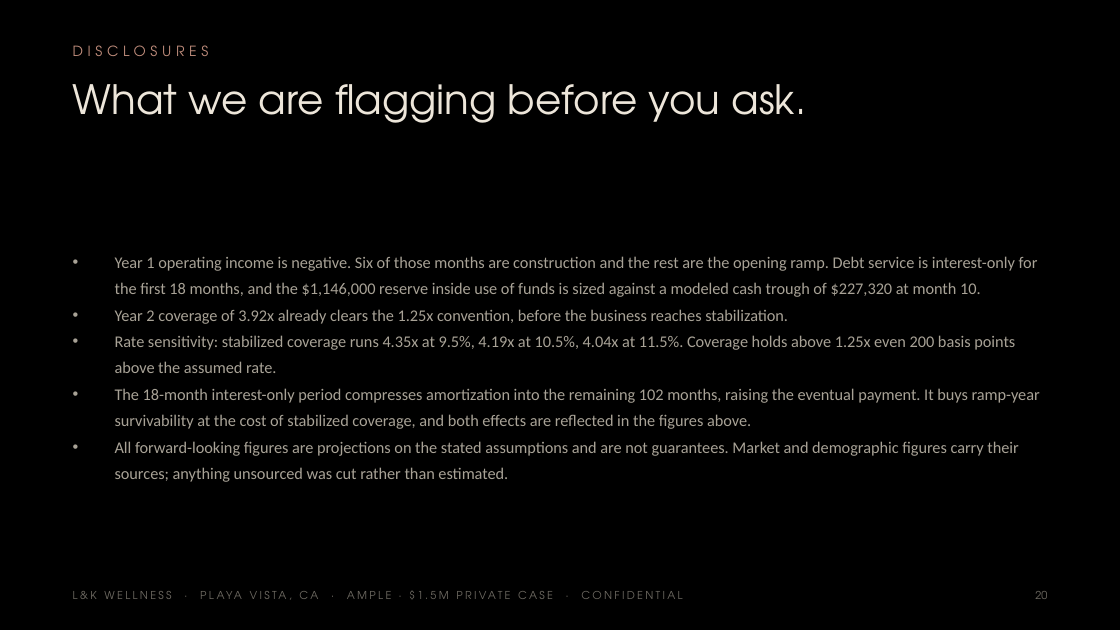
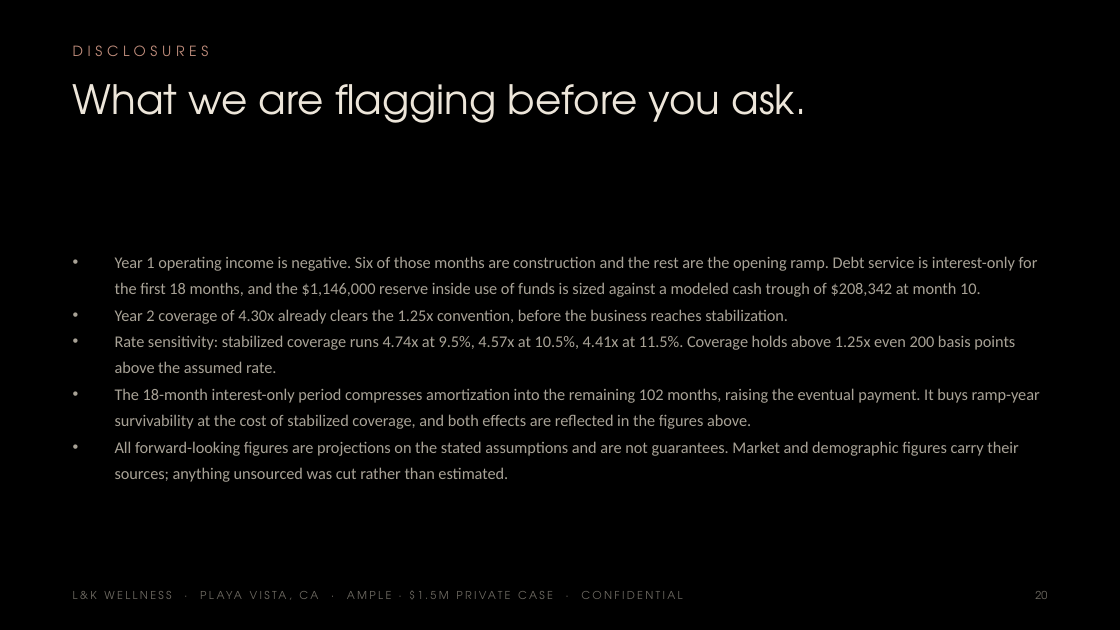
Before and after one commit to apexalpha811/2mil_ample, a slide deck: slide 20 of 1.5mil_ample.pptx. Drawn at 1120x630 pixels with LibreOffice and Linux fonts; fonts in the diff are those of the drawing. Boxes give left, top, right and bottom in pixels: in the first picture for what was removed or moved away, otherwise in the second. Text is boxed around its words. In the diff, an @@ line names an element or a change of style, - is before the commit and + after.

```diff
--- a/1.5mil_ample.pptx
+++ b/1.5mil_ample.pptx
@@ text at (x1=115, y1=256, x2=1038, y2=373): text changed @@
-• Year 1 operating income is negative. Six of those months are construction and the rest are the opening ramp. Debt service is interest-only for the first 18 months, and the $1,146,000 reserve inside use of funds is sized against a modeled cash trough of $227,320 at month 10.
-• Year 2 coverage of 3.92x already clears the 1.25x convention, before the business reaches stabilization.
-• Rate sensitivity: stabilized coverage runs 4.35x at 9.5%, 4.19x at 10.5%, 4.04x at 11.5%. Coverage holds above 1.25x even 200 basis points above the assumed rate.
+• Year 1 operating income is negative. Six of those months are construction and the rest are the opening ramp. Debt service is interest-only for the first 18 months, and the $1,146,000 reserve inside use of funds is sized against a modeled cash trough of $208,342 at month 10.
+• Year 2 coverage of 4.30x already clears the 1.25x convention, before the business reaches stabilization.
+• Rate sensitivity: stabilized coverage runs 4.74x at 9.5%, 4.57x at 10.5%, 4.41x at 11.5%. Coverage holds above 1.25x even 200 basis points above the assumed rate.
```
Also in this commit, not shown: 12 other slides changed, 5 other files.
